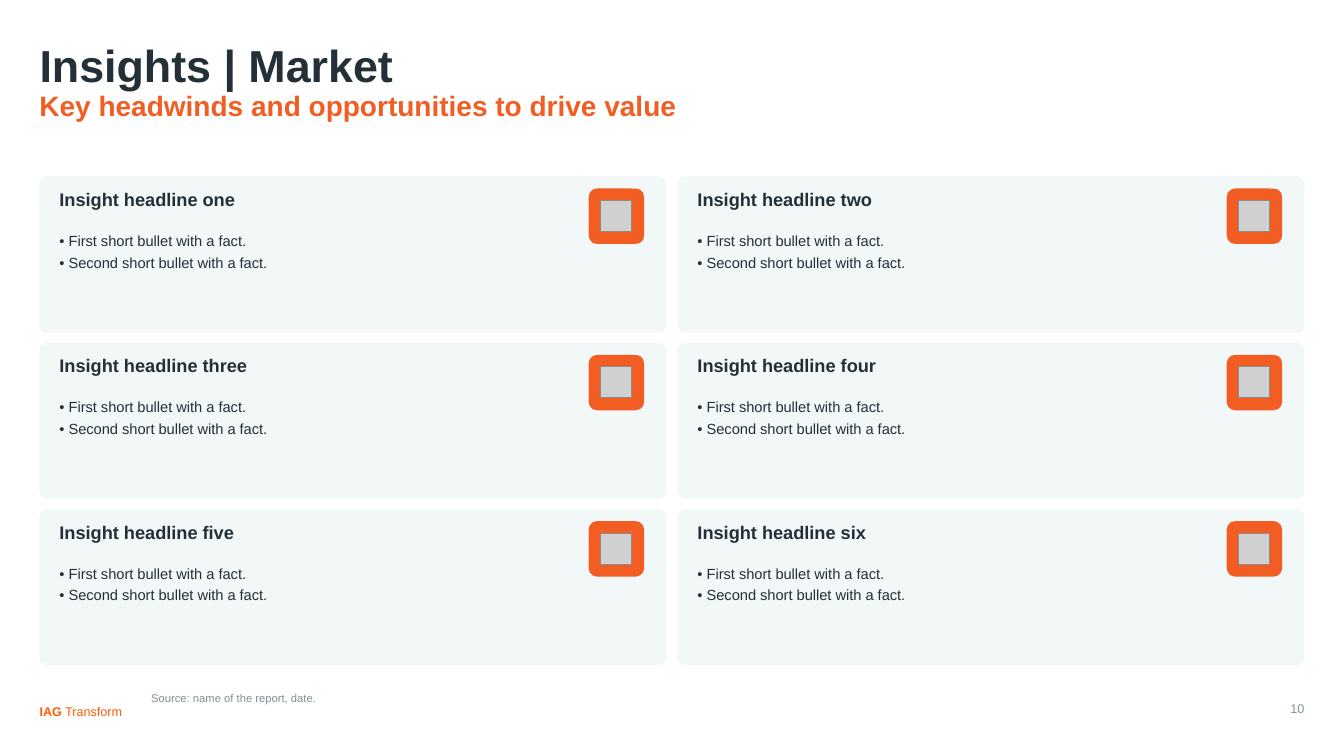
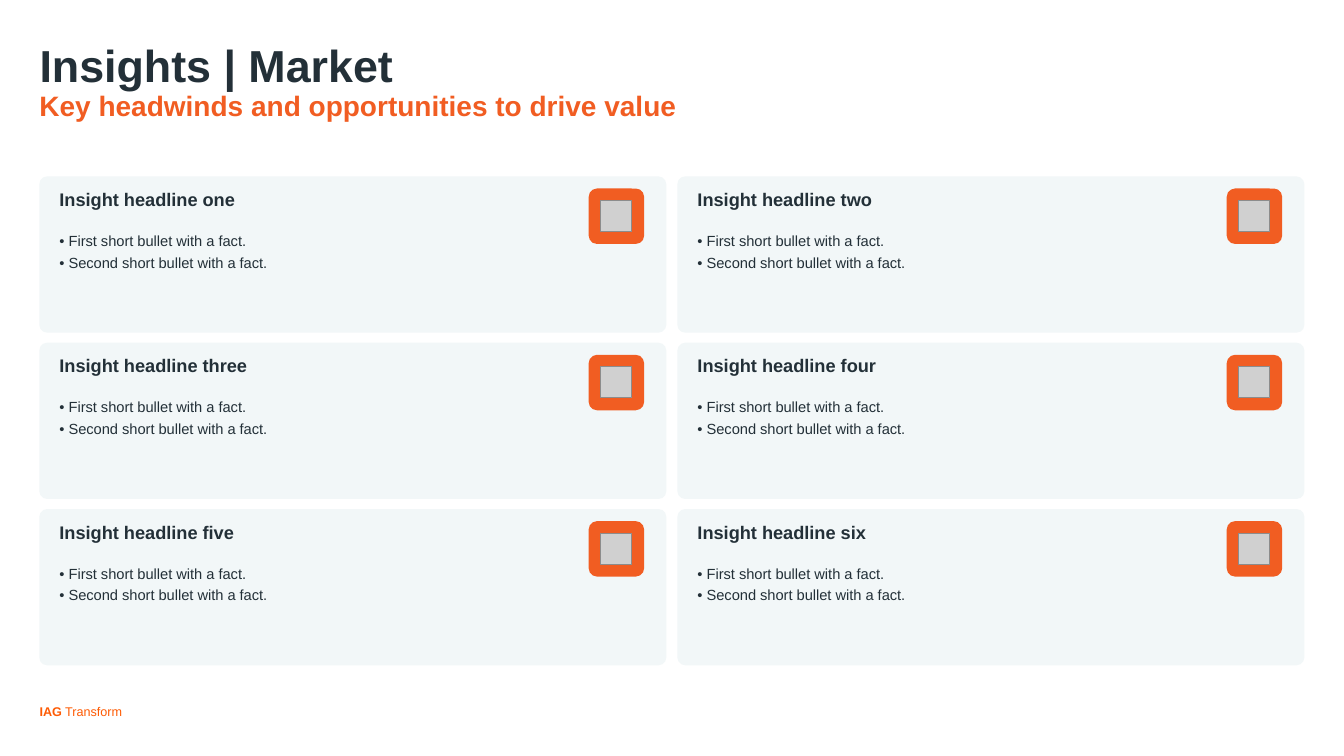
Before and after one commit to PRemealntt/iag-slides, a slide deck: slide 10 of skills/iag-slides/assets/examples/patterns-example.pptx. Drawn at 1344x756 pixels with LibreOffice and Linux fonts; fonts in the diff are those of the drawing; grey boxes stand for pictures; background and template pictures are left out. Boxes give left, top, right and bottom in pixels: in the first picture for what was removed or moved away, otherwise in the second. Text is boxed around its words. In the diff, an @@ line names an element or a change of style, - is before the commit and + after.

```diff
--- a/skills/iag-slides/assets/examples/patterns-example.pptx
+++ b/skills/iag-slides/assets/examples/patterns-example.pptx
@@ text removed at (x1=151, y1=694, x2=316, y2=704) @@
-Source: name of the report, date.
@@ page number removed at (x1=1290, y1=704, x2=1304, y2=713) @@
-10
```
Also in this commit, not shown: 9 other slides changed, 6 slides added, 8 other files.
